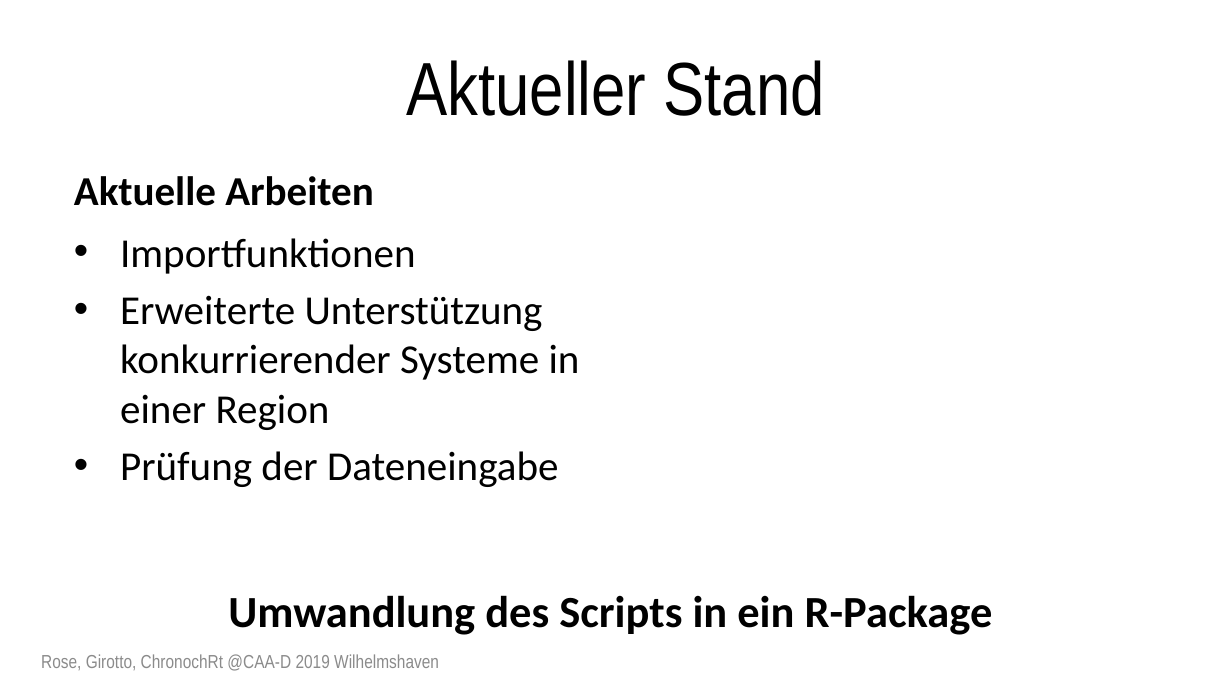
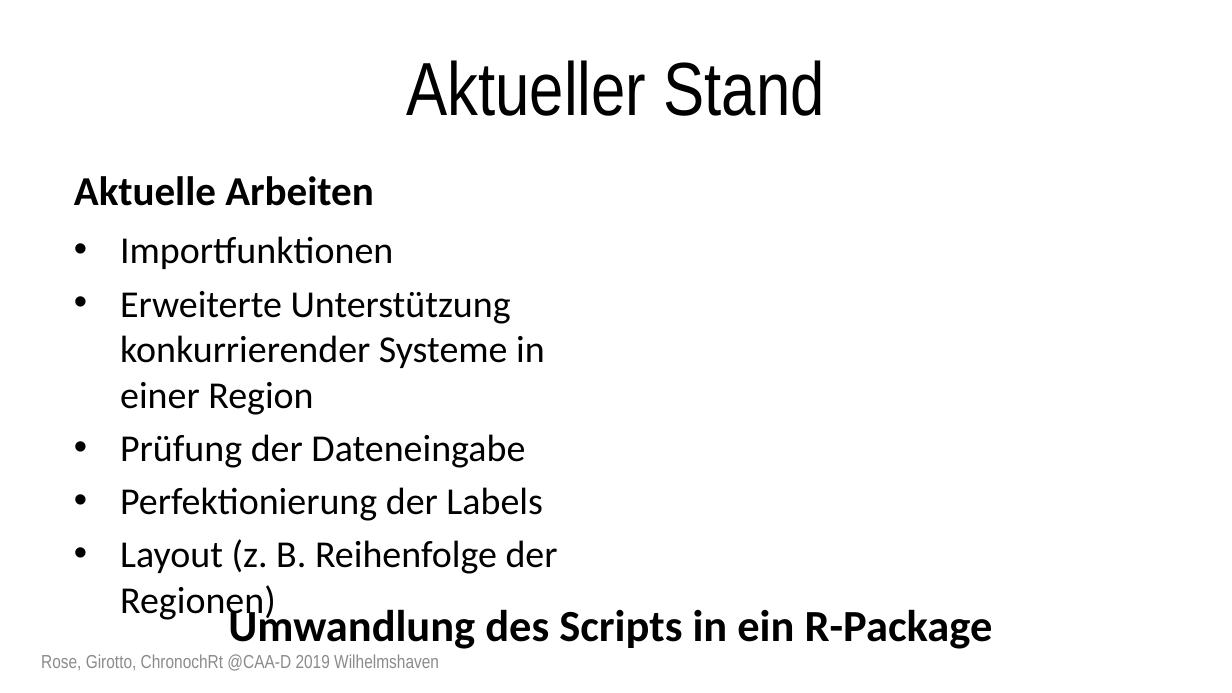
Before and after one commit to archaeothommy/chronochrt, a slide deck: slide 14 of Rose_Girotto_ChronochRt.pptx (slide 12 before the commit). Drawn at 1232x693 pixels with LibreOffice and Linux fonts; fonts in the diff are those of the drawing. Boxes give left, top, right and bottom in pixels: in the first picture for what was removed or moved away, otherwise in the second. Text is boxed around its words. In the diff, an @@ line names an element or a change of style, - is before the commit and + after.

Commit message:
Preparations for CAA talk, fix Import-Function

```diff
--- a/Rose_Girotto_ChronochRt.pptx
+++ b/Rose_Girotto_ChronochRt.pptx
@@ text at (x1=120, y1=236, x2=545, y2=468): size 24 to 22.2 pt in "Importfunktionen", "Erweiterte Unterstützung konkurrierender Systeme in einer Re ...", "Prüfung der Dateneingabe" @@
@@ text at (x1=120, y1=487, x2=558, y2=622): paragraphs added @@
+• Perfektionierung der Labels
+• Layout (z. B. Reihenfolge der Regionen)
@@ text "Umwandlung des Scripts in ein ..." rewrapped from (x1=228, y1=595, x2=993, y2=635) to (x1=228, y1=604, x2=993, y2=649) @@
```
Also in this commit, not shown: 8 other slides changed, 2 slides added, 9 other files.
